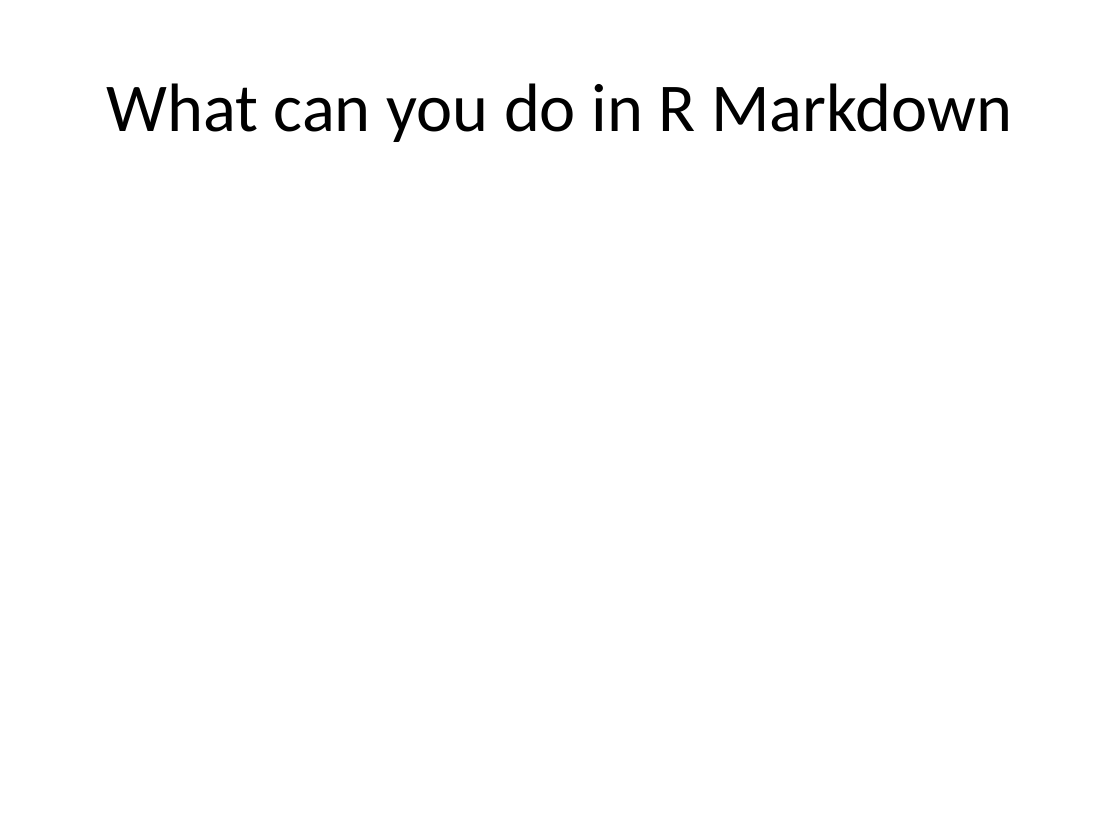
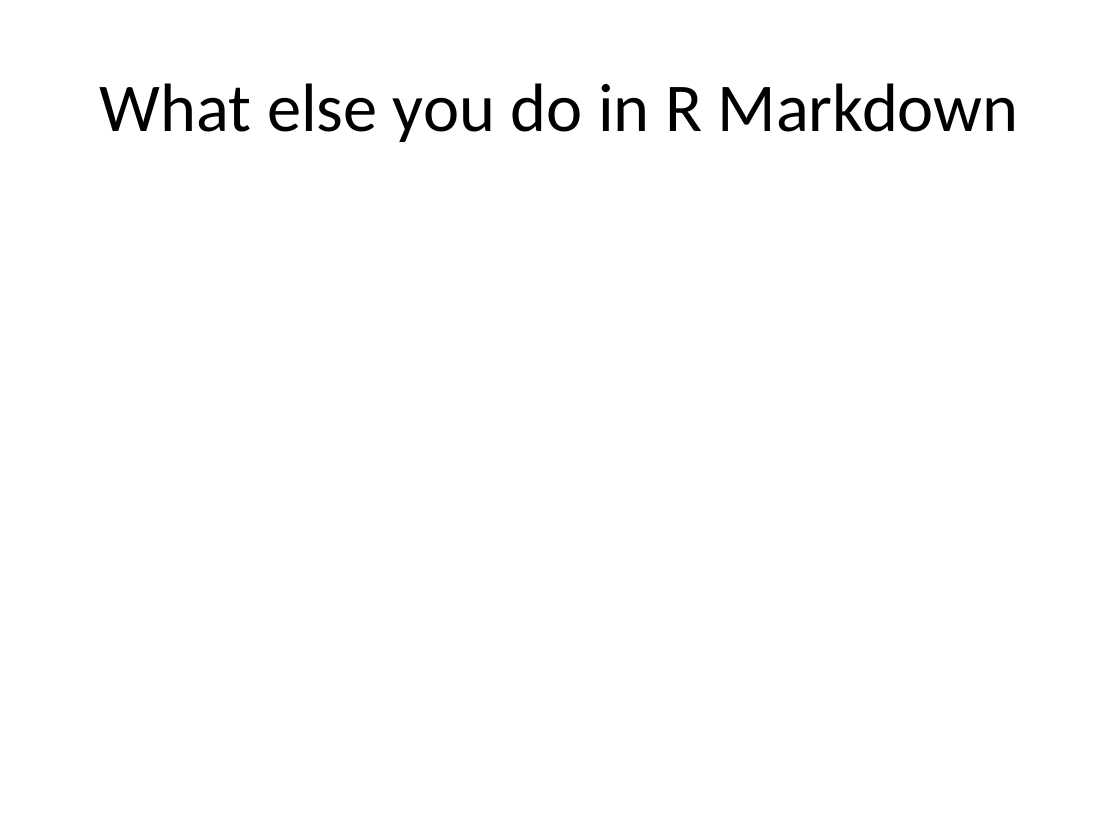
Before and after one commit to bjkamrat/myrepo, a slide deck: slide 9 of Github_week_pres2.pptx. Drawn at 1120x840 pixels with LibreOffice and Linux fonts; fonts in the diff are those of the drawing. Boxes give left, top, right and bottom in pixels: in the first picture for what was removed or moved away, otherwise in the second. Text is boxed around its words. In the diff, an @@ line names an element or a change of style, - is before the commit and + after.

```diff
--- a/Github_week_pres2.pptx
+++ b/Github_week_pres2.pptx
@@ title at box(100, 83, 1019, 142): text changed @@
-What can you do in R Markdown
+What else you do in R Markdown
```
Also in this commit, not shown: 2 other slides changed, 16 slides added, 9 other files.
